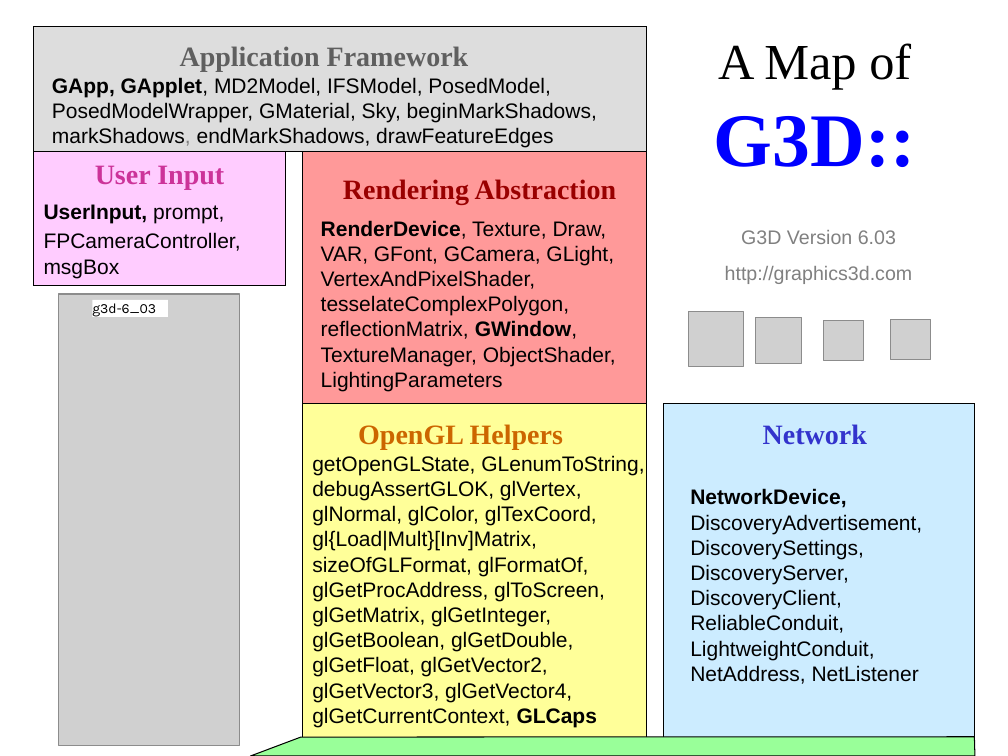
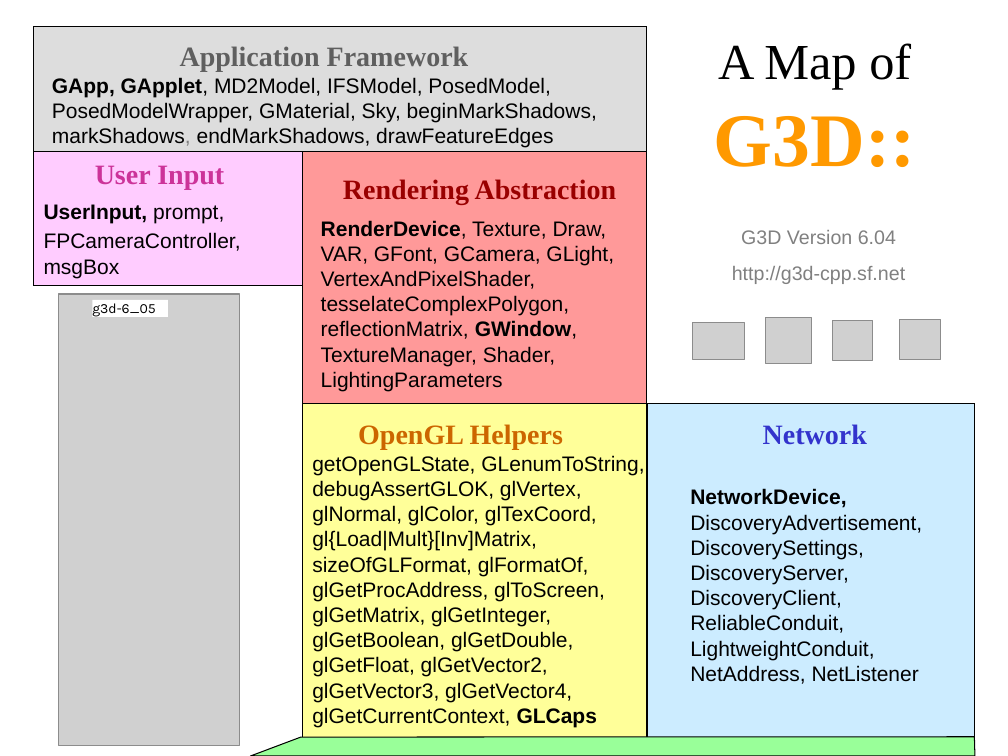
Before and after one commit to luaman/g3d-cpp, a slide deck: slide 1 of source/html/G3D-Map.ppt. Drawn at 1008x756 pixels with LibreOffice and Linux fonts; fonts in the diff are those of the drawing; grey boxes stand for pictures. Boxes give left, top, right and bottom in pixels: in the first picture for what was removed or moved away, otherwise in the second. Text is boxed around its words. In the diff, an @@ line names an element or a change of style, - is before the commit and + after.

Commit message:
new logo colors

```diff
--- a/source/html/G3D-Map.ppt
+++ b/source/html/G3D-Map.ppt
@@ title "A Map of G3D::" at box(714, 43, 915, 167): text colour #0000FF to #FF9900 in "G3D::" @@
@@ rectangle: place and size @@
-rectangle at box(33, 151, 285, 285)
+rectangle at box(33, 151, 302, 285)
@@ text at box(321, 220, 614, 391): text changed @@
-RenderDevice, Texture, Draw, VAR, GFont, GCamera, GLight, VertexAndPixelShader, tesselateComplexPolygon, reflectionMatrix, GWindow, TextureManager, ObjectShader, LightingParameters
+RenderDevice, Texture, Draw, VAR, GFont, GCamera, GLight, VertexAndPixelShader, tesselateComplexPolygon, reflectionMatrix, GWindow, TextureManager, Shader, LightingParameters
@@ text at box(732, 230, 905, 284): text changed @@
-G3D Version 6.03
-http://graphics3d.com
+G3D Version 6.04
+http://g3d-cpp.sf.net
@@ text in rectangle at box(92, 303, 156, 318): text changed @@
-g3d-6_03
+g3d-6_05
@@ picture: place and size @@
-picture at box(688, 311, 743, 366)
+picture at box(692, 323, 744, 360)
@@ 3 pictures: place and size @@
-3 pictures at box(756, 318, 930, 364)
+3 pictures at box(765, 318, 940, 364)
@@ rectangle: place and size @@
-rectangle at box(663, 403, 974, 739)
+rectangle at box(648, 403, 975, 739)
```
Also in this commit, not shown: 3 other slides changed, 1 slide added, 1 slide removed.
